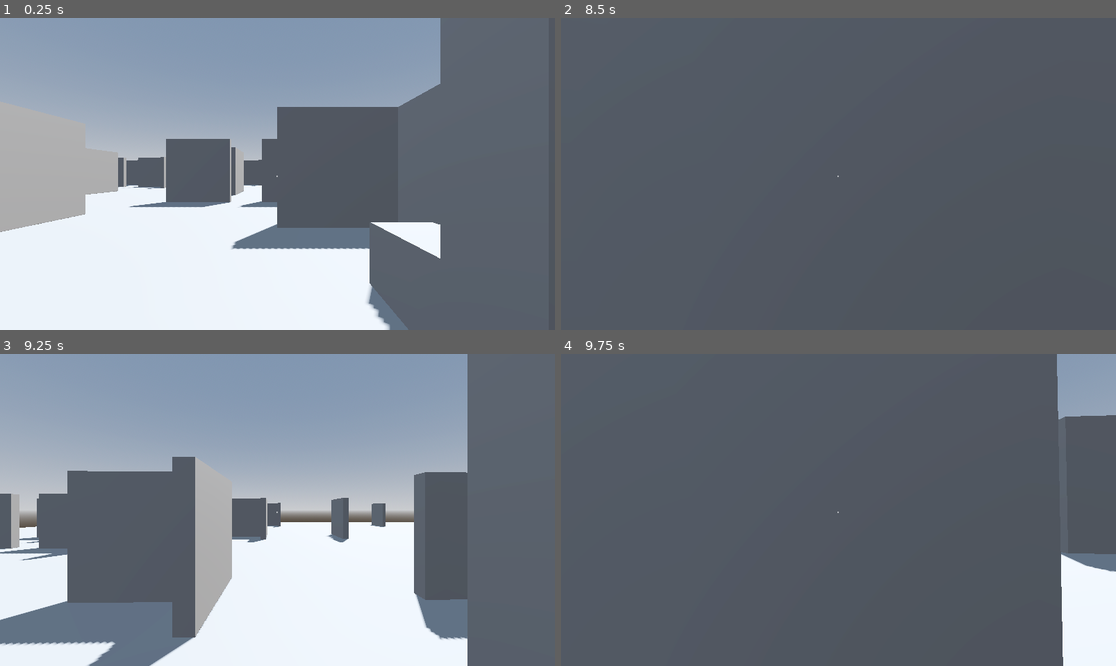
Above: before the commit, frames 1-4 (two rows, left to right).
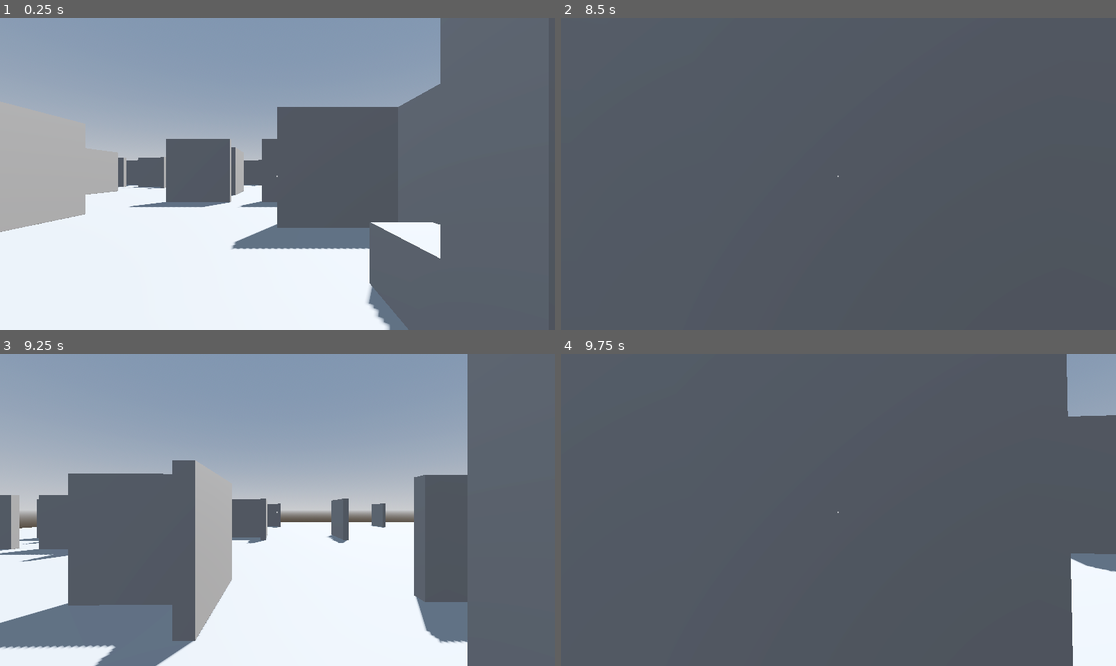
Above: after the commit, the same moments.

Repository: DrOtter3000/spyguy
Game: Godot game, scene res://levels/level.tscn
The game is run twice, just before and just after one commit, with the same random seed, the same clock (stepped at 60 frames per second) and the same inputs.
Inputs (mouse positions are in pixels of both pictures, inside the frame that each line leads up to):
- Up to frame 1 (0.25 s): no input
- Up to frame 2 (8.5 s): move the mouse to (832, 180) at 0.52 s; hold Shift (crouch) 0.53-1.28 s; hold W (forward) 0.53-2.78 s; tap Space (jump) at 0.77, 1.52, 3.02, 3.77, 4.52, 6.02, 6.77, 7.25, 7.52 s; move the mouse to (877, 177) at 1.27 s; click (877, 177) at 1.35 s; move the mouse to (794, 170) at 2.02 s; hold Shift (crouch) 2.03-2.78 s; move the mouse to (844, 174) at 2.77 s; hold A (left) 2.78-3.53 s; click (844, 174) at 2.85 s; move the mouse to (816, 167) at 3.52 s; hold Shift (crouch) 3.53-4.28 s; hold W (forward) 3.53-5.78 s; move the mouse to (866, 174) at 4.27 s; click (866, 174) at 4.35 s; move the mouse to (810, 174) at 5.02 s; hold Shift (crouch) 5.03-5.78 s; tap Enter at 5.75, 8 s; move the mouse to (849, 167) at 5.77 s; hold D (right) 5.78-6.53 s; click (849, 167) at 5.85 s; move the mouse to (832, 180) at 6.52 s; hold Shift (crouch) 6.53-7.28 s; hold W (forward) from 6.53 s (still down); move the mouse to (877, 177) at 7.27 s; click (877, 177) at 7.35 s; move the mouse to (794, 170) at 8.02 s; hold Shift (crouch) from 8.03 s (still down)
- Up to frame 3 (9.25 s): tap Space (jump) at 8.75, 9.02 s; move the mouse to (283, 510) at 8.77 s; release W (forward) at 8.78 s; release Shift (crouch) at 8.78 s; hold A (left) from 8.78 s (still down); click (283, 510) at 8.85 s
- Up to frame 4 (9.75 s): move the mouse to (816, 503) at 9.52 s; release A (left) at 9.53 s; hold W (forward) from 9.53 s (still down); hold Shift (crouch) from 9.53 s (still down)

Frames 1-2 are identical in both runs. In frame 3, 1.8% of the frame differs, in the area x 0-85%, y 32-100%; in frame 4, 1.0%.

Commit message:
add entrance

Diff:
--- /dev/null
+++ b/levels/entrance/entrance.gd
@@ -0,0 +1,16 @@
+extends Area3D
+
+
+# Called when the node enters the scene tree for the first time.
+func _ready() -> void:
+	pass # Replace with function body.
+
+
+# Called every frame. 'delta' is the elapsed time since the previous frame.
+func _process(delta: float) -> void:
+	pass
+
+
+func _on_body_entered(body: Node3D) -> void:
+	if Gamestate.intelligence_taken:
+		print("you win")
--- /dev/null
+++ b/levels/entrance/entrance.tscn
@@ -0,0 +1,32 @@
+[gd_scene load_steps=5 format=3 uid="uid://biv2ex4s8th52"]
+
+[ext_resource type="Script" uid="uid://1h4dlk8vpqa5" path="res://levels/entrance/entrance.gd" id="1_1oiar"]
+
+[sub_resource type="BoxShape3D" id="BoxShape3D_248ru"]
+size = Vector3(4, 4, 1)
+
+[sub_resource type="BoxMesh" id="BoxMesh_1oiar"]
+size = Vector3(4, 4, 0.25)
+
+[sub_resource type="ConcavePolygonShape3D" id="ConcavePolygonShape3D_1oiar"]
+data = PackedVector3Array(-2, 2, 0.125, 2, 2, 0.125, -2, -2, 0.125, 2, 2, 0.125, 2, -2, 0.125, -2, -2, 0.125, 2, 2, -0.125, -2, 2, -0.125, 2, -2, -0.125, -2, 2, -0.125, -2, -2, -0.125, 2, -2, -0.125, 2, 2, 0.125, 2, 2, -0.125, 2, -2, 0.125, 2, 2, -0.125, 2, -2, -0.125, 2, -2, 0.125, -2, 2, -0.125, -2, 2, 0.125, -2, -2, -0.125, -2, 2, 0.125, -2, -2, 0.125, -2, -2, -0.125, 2, 2, 0.125, -2, 2, 0.125, 2, 2, -0.125, -2, 2, 0.125, -2, 2, -0.125, 2, 2, -0.125, -2, -2, 0.125, 2, -2, 0.125, -2, -2, -0.125, 2, -2, 0.125, 2, -2, -0.125, -2, -2, -0.125)
+
+[node name="Entrance" type="Area3D"]
+collision_layer = 0
+collision_mask = 2
+script = ExtResource("1_1oiar")
+
+[node name="CollisionShape3D" type="CollisionShape3D" parent="."]
+transform = Transform3D(1, 0, 0, 0, 1, 0, 0, 0, 1, 0, 2, 0)
+shape = SubResource("BoxShape3D_248ru")
+
+[node name="MeshInstance3D" type="MeshInstance3D" parent="."]
+transform = Transform3D(1, 0, 0, 0, 1, 0, 0, 0, 1, 0, 2, -0.4)
+mesh = SubResource("BoxMesh_1oiar")
+
+[node name="StaticBody3D" type="StaticBody3D" parent="MeshInstance3D"]
+
+[node name="CollisionShape3D" type="CollisionShape3D" parent="MeshInstance3D/StaticBody3D"]
+shape = SubResource("ConcavePolygonShape3D_1oiar")
+
+[connection signal="body_entered" from="." to="." method="_on_body_entered"]
--- a/levels/level.tscn
+++ b/levels/level.tscn
@@ -1,10 +1,11 @@
-[gd_scene load_steps=16 format=3 uid="uid://bip3fdwabopp3"]
+[gd_scene load_steps=17 format=3 uid="uid://bip3fdwabopp3"]
 
 [ext_resource type="PackedScene" uid="uid://dpwu6btvs517q" path="res://characters/player/player.tscn" id="1_80vhd"]
 [ext_resource type="PackedScene" uid="uid://bk0otc8ino22l" path="res://characters/enemies/enemy.tscn" id="2_hjsbj"]
 [ext_resource type="PackedScene" uid="uid://cmj5eo3u2yfj0" path="res://environment/computer/computer.tscn" id="4_5mrsh"]
 [ext_resource type="PackedScene" uid="uid://c55w272btt5n6" path="res://intelligence/intelligence.tscn" id="5_gjl0y"]
 [ext_resource type="PackedScene" uid="uid://0s0rl7p2jirl" path="res://environment/safe/safe.tscn" id="5_safpt"]
+[ext_resource type="PackedScene" uid="uid://biv2ex4s8th52" path="res://levels/entrance/entrance.tscn" id="6_gjl0y"]
 
 [sub_resource type="ProceduralSkyMaterial" id="ProceduralSkyMaterial_80vhd"]
 sky_horizon_color = Color(0.662243, 0.671743, 0.686743, 1)
@@ -1055,3 +1056,6 @@
 
 [node name="Intelligence" parent="." instance=ExtResource("5_gjl0y")]
 transform = Transform3D(1, 0, 0, 0, 1, 0, 0, 0, 1, -1, 0, 18)
+
+[node name="Entrance" parent="." instance=ExtResource("6_gjl0y")]
+transform = Transform3D(-1, 0, 8.74228e-08, 0, 1, 0, -8.74228e-08, 0, -1, -6, 0, 40)
Not shown, added: levels/entrance/entrance.gd.uid
